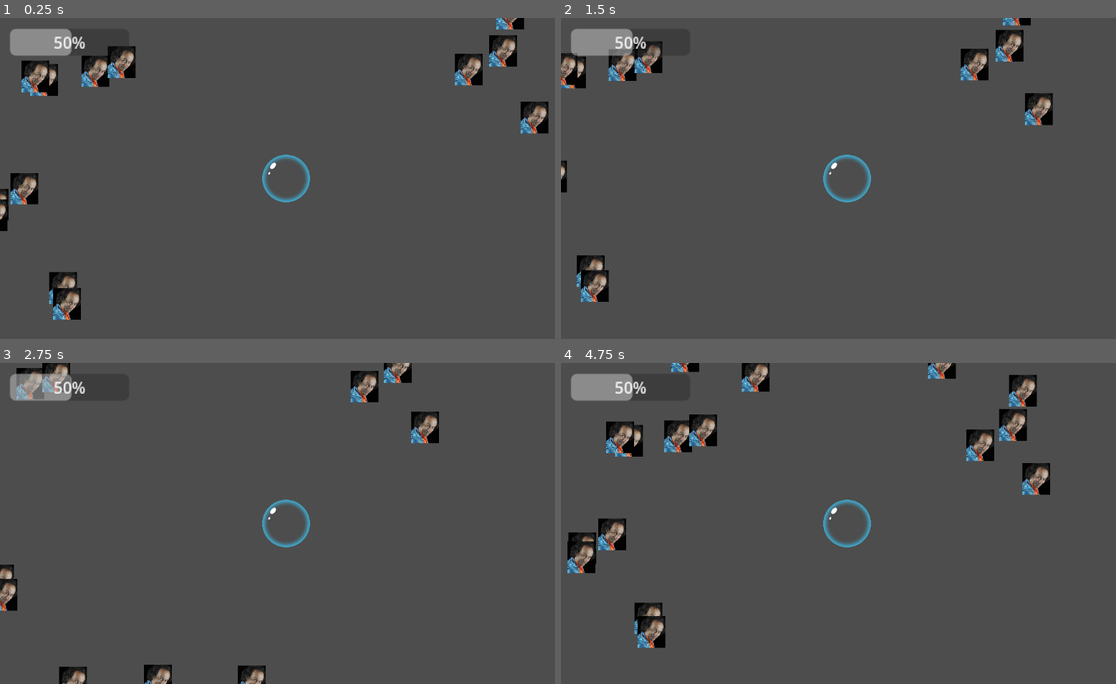
Above: before the commit, frames 1-4 (two rows, left to right).
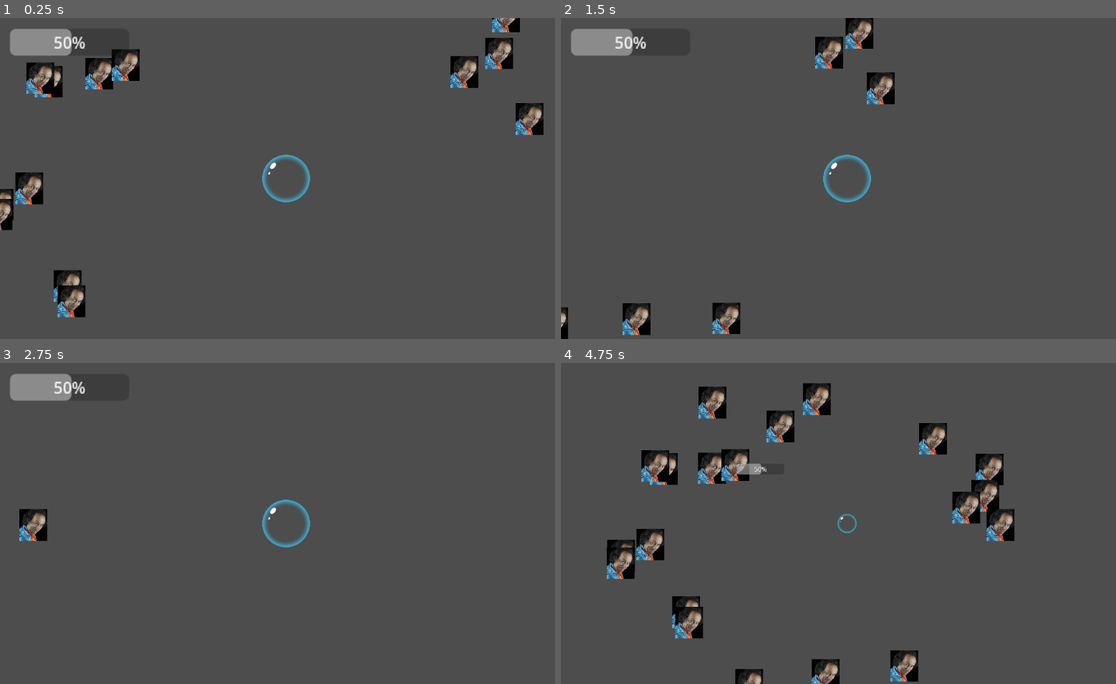
Above: after the commit, the same moments.

Repository: Zodayan/BubbleSurvivor
Game: Godot game, scene res://scenes/game.tscn
The game is run twice, just before and just after one commit, with the same random seed, the same clock (stepped at 60 frames per second) and the same inputs.
Inputs (mouse positions are in pixels of both pictures, inside the frame that each line leads up to):
- Up to frame 1 (0.25 s): no input
- Up to frame 2 (1.5 s): move the mouse to (971, 162) at 0.52 s; hold Right (right) 0.53-1.28 s; click (971, 162) at 0.6 s; move the mouse to (733, 194) at 1.27 s; hold Down (down) from 1.28 s (still down); click (733, 194) at 1.35 s
- Up to frame 3 (2.75 s): move the mouse to (344, 452) at 2.02 s; release Down (down) at 2.03 s; hold Right (right) from 2.03 s (still down); click (344, 452) at 2.1 s
- Up to frame 4 (4.75 s): move the mouse to (816, 587) at 2.77 s; release Right (right) at 2.78 s; hold Up (up) 2.78-3.53 s; click (816, 587) at 2.85 s; move the mouse to (1016, 571) at 3.52 s; hold Q (left) from 3.53 s (still down); click (1016, 571) at 3.6 s; move the mouse to (677, 475) at 4.27 s; click (677, 475) at 4.35 s

The runs differ from the first frame. In frame 1, 4.4% of the frame differs, in the area x 0-99%, y 0-94%; in frame 2, 6.2%; in frame 3, 3.6%; in frame 4, 15%, in the area x 1-89%, y 0-100%.

Commit message:
Les ennemis peuvent perdre de la vie/se heal + les projectiles devraient avoir une logique qui fonctionne

Diff:
--- a/bubblesurvior/scripts/Manager/PlayerManager.gd
+++ b/bubblesurvior/scripts/Manager/PlayerManager.gd
@@ -11,7 +11,7 @@
 const maxHpOvercharge : float = 120
 var pos : Vector2
 var damage : float = 10
-var speed : float = 60
+var speed : float = 240
 
 func _initialize():
 
--- a/bubblesurvior/scripts/enemies/enemy.gd
+++ b/bubblesurvior/scripts/enemies/enemy.gd
@@ -3,7 +3,7 @@
 
 const DELAI_DEGATS: float = 1 #delais de 1s pour infliger à nouveau des dégats au joueur
 const DISTANCE_APPARITION: Array[float] = [200, 300]
-var vitesse: float = 10
+var vitesse: float = 30
 var pv_max: float = 10
 var pv: float = pv_max
 var degats: float = 5
@@ -23,6 +23,20 @@
 	gerer_deplacement(delta)
 
 	gerer_collision_joueur(delta)
+
+func deal_damage(damage: float) -> void:
+	pv -= damage
+	if pv <= 0 :
+		death()
+
+func heal(heal_value: float):
+	pv += heal_value
+	if pv > pv_max:
+		pv = pv_max
+
+func death():
+	print("monster dead")
+	queue_free()
 
 func gerer_deplacement(delta: float) -> void:
 	# Par défaut les ennemis vont tout droit vers le joueur
--- a/bubblesurvior/scripts/projectiles/projectile.gd
+++ b/bubblesurvior/scripts/projectiles/projectile.gd
@@ -1,5 +1,23 @@
-extends Node2D
+extends Area2D
+class_name Projectile
 
 var vitesse: float = 1
 var direction: Vector2 = Vector2(1, 0)
+var penetration: int = 1
 var arme_associee = Weapon
+
+static func creerProjectile(arme: Weapon) -> void:
+	print("creerProjectile")
+
+func _on_body_enter(body: Node2D) -> void:
+
+	# Si on touche un ennemi, on lui inflige des dégats
+	if body.is_class("Enemy"):
+		var ennemi_touche: Enemy = body
+		ennemi_touche.deal_damage(arme_associee.degats)
+		penetration -= 1
+
+	# Si le projectile n'a plus de pénétration en réserve, c'est qu'il a touché le nb max d'ennemis,
+	#il est donc détruit
+	if penetration == 0:
+		queue_free()
--- a/bubblesurvior/scripts/weapons/weapon.gd
+++ b/bubblesurvior/scripts/weapons/weapon.gd
@@ -5,6 +5,11 @@
 var vitesse_tir: float = 1 # Nb de tirs/seconde
 var cout_tir: float = 1
 
-func tirer(direction: Vector2) -> void:
-	print("Tirer ", direction)
-	pass
+# A ne pas toucher en avec héritage
+func tirer() -> void:
+	action_tirer()
+
+
+# A potentiellement toucher avec héritage
+func action_tirer() -> void:
+	print("action Tirer")
